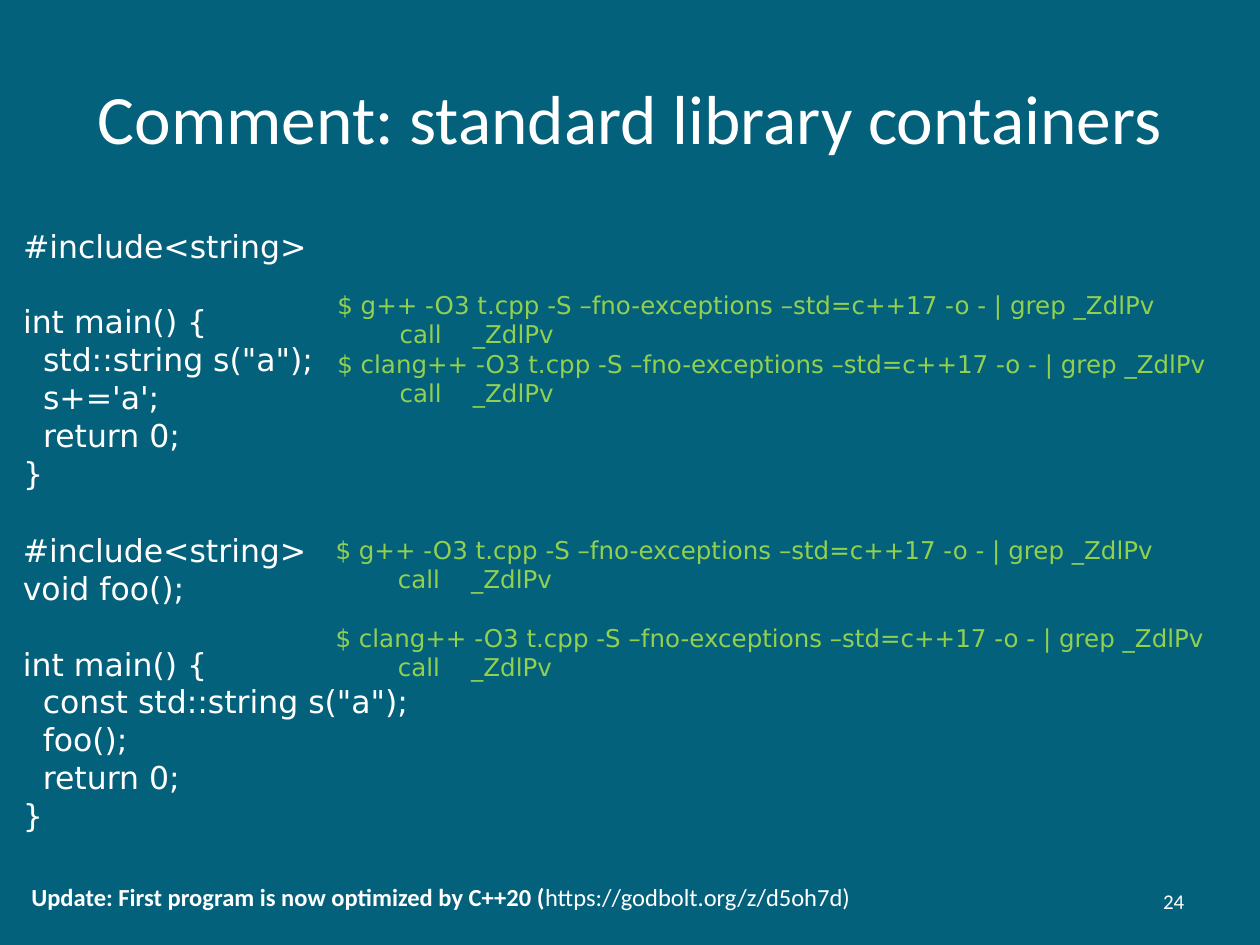
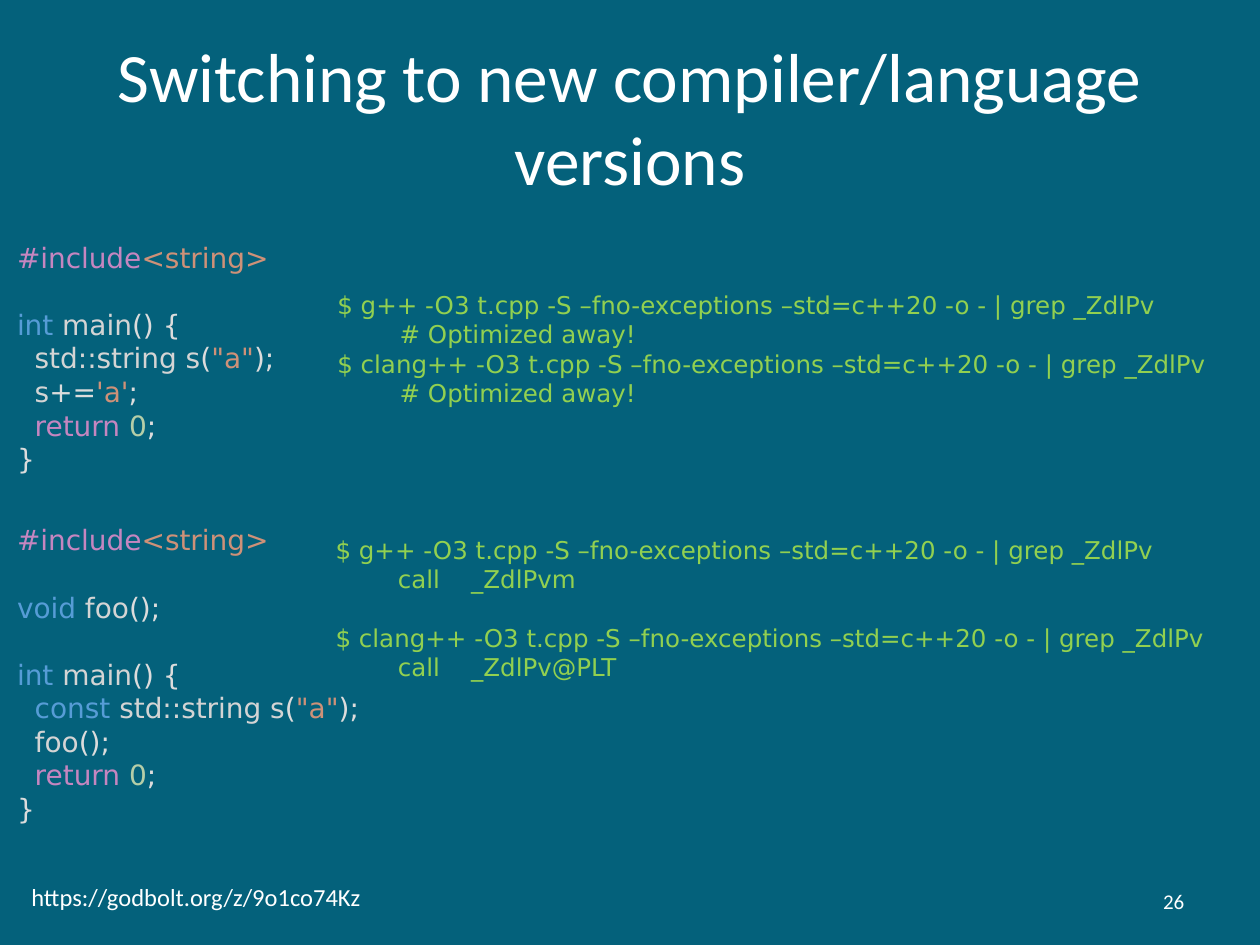
Before and after one commit to hiraditya/std-benchmark, a slide deck: slide 26 of docs/slides/slide-acm-2021-DAC-2017.pptx (slide 24 before the commit). Drawn at 1260x945 pixels with LibreOffice and Linux fonts; fonts in the diff are those of the drawing. Boxes give left, top, right and bottom in pixels: in the first picture for what was removed or moved away, otherwise in the second. Text is boxed around its words. In the diff, an @@ line names an element or a change of style, - is before the commit and + after.

```diff
--- a/docs/slides/slide-acm-2021-DAC-2017.pptx
+++ b/docs/slides/slide-acm-2021-DAC-2017.pptx
@@ title at box(118, 54, 1141, 186): text changed @@
-Comment: standard library containers
+Switching to new compiler/language versions
@@ text "#include<string>": place and size @@
-text "#include<string>" at box(23, 234, 313, 451)
+text "#include<string>" at box(17, 246, 275, 440)
@@ text "#include<string>" at box(17, 246, 275, 440): size 18 to 16 pt; text colour #FFFFFF to #C586C0 in "#include<string>", "return"; text colour #FFFFFF to #CE9178 in "#include<string>", "s("a");", "s+='a';"; text colour #FFFFFF to #569CD6 in "int"; text colour #FFFFFF to #D4D4D4 in "main()", "std::string s("a");", "s+='a';"; text colour #FFFFFF to #DCDCDC in "main() {", "s("a");", "s+='a';", "0;" and 1 more places; text colour #FFFFFF to #B5CEA8 in "0;" @@
@@ text at box(361, 295, 1206, 407): text changed @@
-$ g++ -O3 t.cpp -S –fno-exceptions –std=c++17 -o - | grep _ZdlPv
-call _ZdlPv
-$ clang++ -O3 t.cpp -S –fno-exceptions –std=c++17 -o - | grep _ZdlPv
-call _ZdlPv
+$ g++ -O3 t.cpp -S –fno-exceptions –std=c++20 -o - | grep _ZdlPv
+# Optimized away!
+$ clang++ -O3 t.cpp -S –fno-exceptions –std=c++20 -o - | grep _ZdlPv
+# Optimized away!
@@ text "#include<string>": place and size @@
-text "#include<string>" at box(23, 538, 408, 793)
+text "#include<string>" at box(17, 528, 359, 789)
@@ text "#include<string>" at box(17, 528, 359, 789): size 18 to 16 pt; text colour #FFFFFF to #C586C0 in "#include<string>", "return"; text colour #FFFFFF to #CE9178 in "#include<string>", "s("a");"; text colour #FFFFFF to #569CD6 in "void", "int", "const"; text colour #FFFFFF to #D4D4D4 in "foo();", "main()", "std::string s("a");", "foo();"; text colour #FFFFFF to #DCDCDC in "foo();", "main() {", "s("a");", "foo();" and 2 more places; text colour #FFFFFF to #B5CEA8 in "0;" @@
@@ text at box(359, 540, 1204, 682): text changed @@
-$ g++ -O3 t.cpp -S –fno-exceptions –std=c++17 -o - | grep _ZdlPv
-call _ZdlPv
-$ clang++ -O3 t.cpp -S –fno-exceptions –std=c++17 -o - | grep _ZdlPv
-call _ZdlPv
+$ g++ -O3 t.cpp -S –fno-exceptions –std=c++20 -o - | grep _ZdlPv
+call _ZdlPvm
+$ clang++ -O3 t.cpp -S –fno-exceptions –std=c++20 -o - | grep _ZdlPv
+call _ZdlPv@PLT
@@ text at box(31, 889, 360, 911): text changed; bold off @@
-Update: First program is now optimized by C++20 (https://godbolt.org/z/d5oh7d)
+https://godbolt.org/z/9o1co74Kz
@@ page number at box(1163, 895, 1184, 909): text changed @@
-24
+26
```
Also in this commit, not shown: 13 other slides changed.
